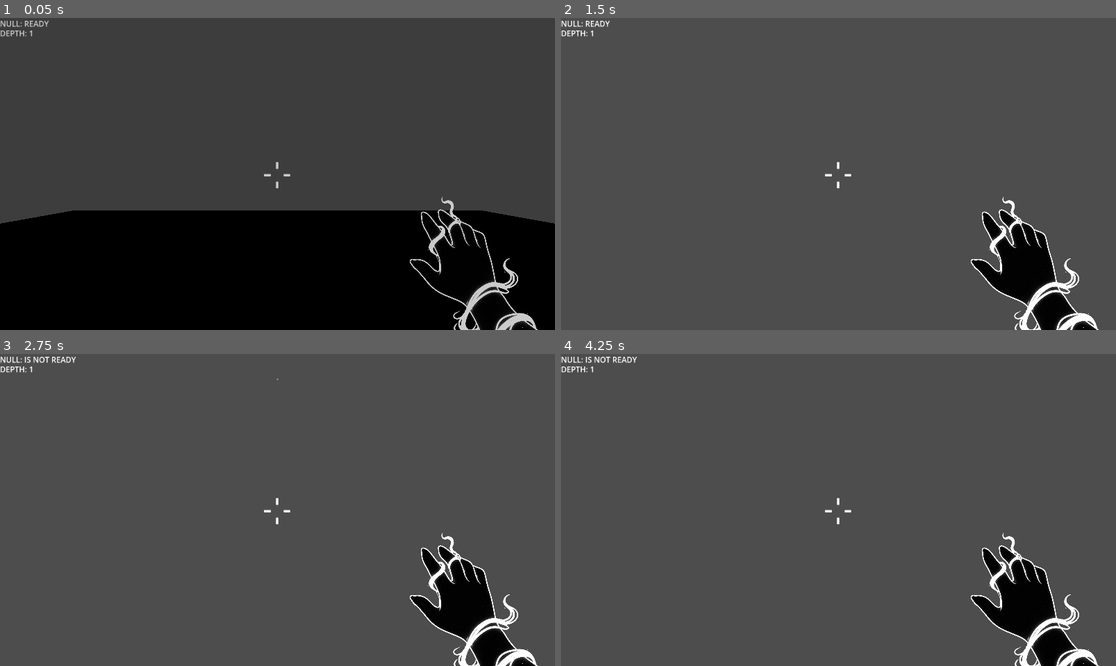
Above: before the commit, frames 1-4 (two rows, left to right).
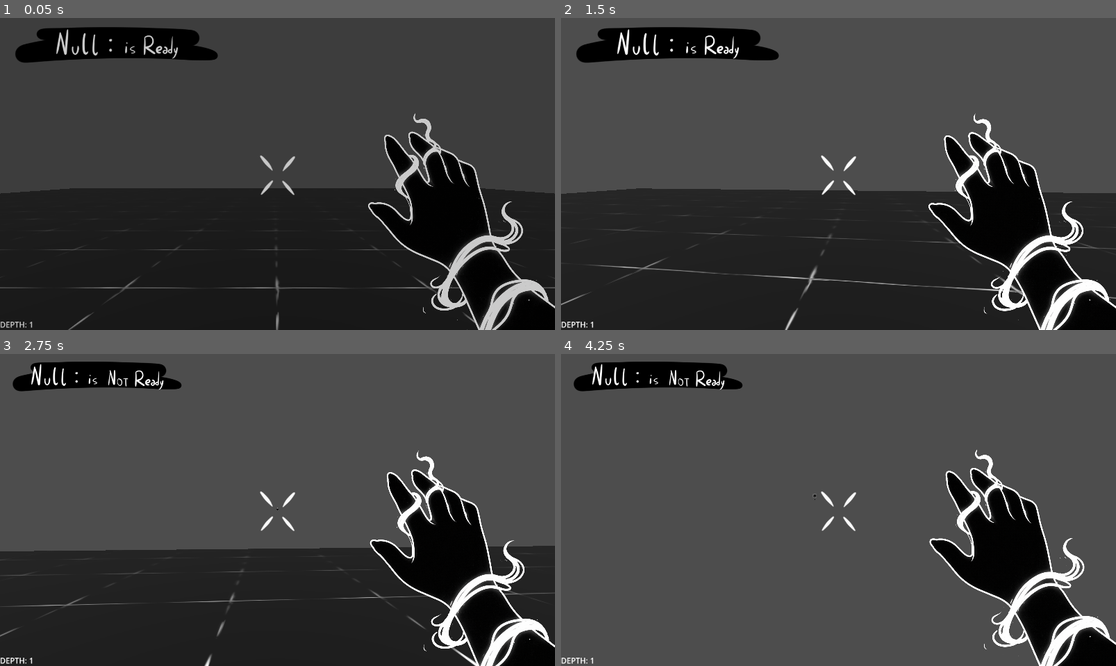
Above: after the commit, the same moments.

Repository: DanieleTrippodo/NULL_IS_NOT_READY_GODOT
Game: Godot game, scene res://Game/Main.tscn
The game is run twice, just before and just after one commit, with the same random seed, the same clock (stepped at 60 frames per second) and the same inputs. The engine's default icon, where the game draws it, is replaced by a stand-in: a white triangle on a blue panel in a dark square.
Inputs (mouse positions are in pixels of both pictures, inside the frame that each line leads up to):
- Up to frame 1 (0.05 s): no input
- Up to frame 2 (1.5 s): tap Enter at 0.5 s; move the mouse to (866, 174) at 0.52 s; hold W (move_forward) from 0.53 s (still down); tap Shift (dash) at 0.6 s; tap Space (jump) at 0.77 s; move the mouse to (810, 174) at 1.27 s; tap E (interact) at 1.35 s
- Up to frame 3 (2.75 s): keep holding W (move_forward); tap Space (jump) at 1.52 s; move the mouse to (288, 503) at 2.02 s; press the mouse at (288, 503) at 2.03 s
- Up to frame 4 (4.25 s): keep holding W (move_forward); move the mouse to (832, 516) at 2.77 s; release the mouse at (832, 516) at 2.78 s; tap Shift (dash) at 2.85 s; tap Space (jump) at 3.02, 3.77 s; move the mouse to (877, 513) at 3.52 s; hold E (interact) from 3.53 s (still down)

The runs differ from the first frame. In frame 1, 40% of the frame differs, in the area x 0-100%, y 0-100%; in frame 2, 48%; in frame 3, 41%; in frame 4, 11%.

Commit message:
Prototype Polish
Introduce a READY / NOT READY status icon with pop animation and configurable sizing in hud.gd, plus a DOOM-style hand bob system driven by the player velocity (requires Player added to group "player"). Add UI assets (READY, NOT READY, PickUp) and Crosshair update, and wire them into hud.tscn. Import a Floor.jpg texture and apply it as a material on Levels/arena.tscn (with UV scale), and adjust the Floor transform. Adjust DirectionalLight3D transform and shadow mode in Game/Main.tscn. Update null_projectile.tscn to use the PickUp sprite (adjust transform and billboard), and set project display window mode in project.godot.

Diff:
--- a/Game/Main.tscn
+++ b/Game/Main.tscn
@@ -31,5 +31,5 @@
 [node name="HUD" parent="UIRoot" instance=ExtResource("6_g5pn2")]
 
 [node name="DirectionalLight3D" type="DirectionalLight3D" parent="."]
-transform = Transform3D(1, 0, 0, 0, 1, 0, 0, 0, 1, 0, 2.0265074, 0)
-shadow_enabled = true
+transform = Transform3D(1, 0, 0, 0, 0.02476363, 0.99969333, 0, -0.99969333, 0.02476363, 0, 2.0265074, 0)
+directional_shadow_mode = 0
--- a/Levels/arena.tscn
+++ b/Levels/arena.tscn
@@ -1,6 +1,7 @@
-[gd_scene load_steps=4 format=3 uid="uid://8w3pg480ojvn"]
+[gd_scene load_steps=6 format=3 uid="uid://8w3pg480ojvn"]
 
 [ext_resource type="Script" uid="uid://bnyo3nlk88hp8" path="res://Levels/arena.gd" id="1_avk14"]
+[ext_resource type="Texture2D" uid="uid://b0yc6digipfue" path="res://Levels/Floor.jpg" id="2_3iomx"]
 
 [sub_resource type="BoxShape3D" id="BoxShape3D_dfuk3"]
 size = Vector3(24, 1, 24)
@@ -8,10 +9,15 @@
 [sub_resource type="BoxMesh" id="BoxMesh_avk14"]
 size = Vector3(24, 1, 24)
 
+[sub_resource type="StandardMaterial3D" id="StandardMaterial3D_mnyru"]
+albedo_texture = ExtResource("2_3iomx")
+uv1_scale = Vector3(64, 64, 64)
+
 [node name="Arena" type="Node3D"]
 script = ExtResource("1_avk14")
 
 [node name="Floor" type="StaticBody3D" parent="."]
+transform = Transform3D(2.545, 0, 0, 0, 2.545, 0, 0, 0, 2.545, 0, 0, 0)
 
 [node name="CollisionShape3D" type="CollisionShape3D" parent="Floor"]
 transform = Transform3D(1, 0, 0, 0, 1, 0, 0, 0, 1, 0, -0.5, 0)
@@ -20,6 +26,7 @@
 [node name="MeshInstance3D" type="MeshInstance3D" parent="Floor"]
 transform = Transform3D(1, 0, 0, 0, 1, 0, 0, 0, 1, 0, -0.5, 0)
 mesh = SubResource("BoxMesh_avk14")
+surface_material_override/0 = SubResource("StandardMaterial3D_mnyru")
 
 [node name="SpawnPoints" type="Node3D" parent="."]
 
--- a/Player/player.gd
+++ b/Player/player.gd
@@ -30,6 +30,8 @@
 	Input.set_mouse_mode(Input.MOUSE_MODE_CAPTURED)
 	set_process_unhandled_input(true)
 	set_process(true)
+
+	add_to_group("player")
 
 	_cam_base_pos = camera.position
 	_shake_rng.randomize()
--- a/UI/hud.gd
+++ b/UI/hud.gd
@@ -1,7 +1,8 @@
 # res://UI/hud.gd
 extends Control
 
-@onready var status_label: Label = $StatusLabel
+@onready var hand: TextureRect = $Hand
+@onready var status_icon: TextureRect = $StatusIcon
 @onready var depth_label: Label = $DepthLabel
 @onready var crosshair_tex: TextureRect = $Crosshair/CrosshairTex
 
@@ -10,6 +11,57 @@
 
 @onready var fade_rect: ColorRect = $FadeRect
 
+# ------------------------------------------------------------
+# STATUS ICON (READY / NOT READY)
+# ------------------------------------------------------------
+@export var status_ready_texture: Texture2D
+@export var status_not_ready_texture: Texture2D
+
+# Rettangolo “di design” (prima dello scaling). Se (0,0) usa size texture.
+@export var status_rect_size: Vector2 = Vector2(160, 32)
+
+# Slider unico per ridimensionare dall’Inspector
+@export_range(0.25, 3.0, 0.01) var status_scale: float = 1.0
+
+# READY leggermente più grande (oltre allo status_scale)
+@export_range(1.0, 2.0, 0.01) var ready_scale: float = 1.12
+
+# Pop quando torna READY
+@export var ready_pop_enabled: bool = true
+@export_range(1.0, 1.6, 0.01) var ready_pop_mult: float = 1.22
+@export_range(0.01, 0.5, 0.01) var ready_pop_up_time: float = 0.08
+@export_range(0.01, 0.5, 0.01) var ready_pop_down_time: float = 0.12
+
+var _last_ready: bool = true
+var _status_tween: Tween
+
+# ------------------------------------------------------------
+# HAND BOB (DOOM-ish walking)
+# ------------------------------------------------------------
+@export var hand_bob_enabled: bool = true
+@export var hand_bob_only_on_floor: bool = true
+@export_range(0.0, 2.0, 0.01) var walk_speed_threshold: float = 0.10
+
+# Taratura: velocità orizzontale alla quale il bob è “pieno”
+@export_range(0.1, 20.0, 0.1) var walk_speed_reference: float = 6.0
+
+@export_range(0.0, 50.0, 0.1) var hand_bob_speed: float = 12.0
+@export var hand_bob_amplitude: Vector2 = Vector2(5.0, 9.0) # px (x,y)
+@export_range(0.0, 10.0, 0.1) var hand_bob_rotation_deg: float = 1.4
+@export_range(0.0, 30.0, 0.1) var hand_return_speed: float = 14.0
+
+# Se true usa “step bob” (2 bump per ciclo) stile DOOM
+@export var doom_step_bob: bool = true
+
+var _hand_base_pos: Vector2
+var _hand_base_rot: float
+var _hand_phase: float = 0.0
+var _hand_has_base: bool = false
+var _player_cache: CharacterBody3D
+
+# ------------------------------------------------------------
+# CROSSHAIR SIZES
+# ------------------------------------------------------------
 var base_crosshair_size: Vector2 = Vector2(32, 32)
 var not_ready_size: Vector2 = Vector2(22, 22)
 
@@ -20,7 +72,6 @@
 	Signals.depth_changed.connect(_on_depth_changed)
 	Signals.perk_granted.connect(_on_perk_granted)
 
-	# evita doppie connessioni, ma garantisce che funzioni
 	var cb := Callable(self, "_on_perk_timer_timeout")
 	if not perk_timer.timeout.is_connected(cb):
 		perk_timer.timeout.connect(cb)
@@ -31,17 +82,141 @@
 	fade_rect.visible = false
 	_set_fade_alpha(0.0)
 
+	# init dopo 1 frame (pivot/size corretti)
+	call_deferred("_post_ready_init")
+
+func _post_ready_init() -> void:
+	await get_tree().process_frame
+
+	# StatusIcon setup
+	status_icon.mouse_filter = Control.MOUSE_FILTER_IGNORE
+	status_icon.stretch_mode = TextureRect.STRETCH_KEEP_ASPECT_CENTERED
+	_apply_status_icon_layout()
+
+	# Hand bob base pose
+	_hand_base_pos = hand.position
+	_hand_base_rot = hand.rotation
+	hand.pivot_offset = hand.size * 0.5
+	_hand_has_base = true
+
 	_update_all()
 
+func _process(delta: float) -> void:
+	if not hand_bob_enabled or not _hand_has_base:
+		return
+
+	var walking := _is_player_walking()
+
+	if walking:
+		var p := _get_player()
+		if p == null:
+			return
+
+		var v := p.velocity
+		var horizontal_speed: float = Vector2(v.x, v.z).length()
+
+		# 0..1: amp e velocità bob scalano con la velocità reale
+		var speed_factor: float = clamp(horizontal_speed / walk_speed_reference, 0.0, 1.0)
+
+		_hand_phase += delta * hand_bob_speed * lerp(0.35, 1.0, speed_factor)
+
+		var amp: Vector2 = hand_bob_amplitude * speed_factor
+
+		# DOOM-ish: sway laterale + “step bob” (2 bump per ciclo)
+		var x: float = sin(_hand_phase) * amp.x
+
+		var y: float
+		if doom_step_bob:
+			# 0..amp.y (sempre positivo) con due bump per ciclo
+			y = ((1.0 - cos(_hand_phase * 2.0)) * 0.5) * amp.y
+		else:
+			# oscillazione simmetrica
+			y = sin(_hand_phase * 2.0) * amp.y
+
+		hand.position = _hand_base_pos + Vector2(x, y)
+
+		var rot_amp: float = deg_to_rad(hand_bob_rotation_deg) * speed_factor
+		hand.rotation = _hand_base_rot + sin(_hand_phase) * rot_amp
+	else:
+		# rientro morbido alla posa base
+		var k: float = 1.0 - exp(-hand_return_speed * delta)
+		hand.position = hand.position.lerp(_hand_base_pos, k)
+		hand.rotation = lerp_angle(hand.rotation, _hand_base_rot, k)
+
+func _get_player() -> CharacterBody3D:
+	# Richiede: il Player deve essere in group "player"
+	if _player_cache == null or not is_instance_valid(_player_cache):
+		_player_cache = get_tree().get_first_node_in_group("player") as CharacterBody3D
+	return _player_cache
+
+func _is_player_walking() -> bool:
+	var p := _get_player()
+	if p == null:
+		return false
+
+	var v := p.velocity
+	var horizontal_speed: float = Vector2(v.x, v.z).length()
+	if horizontal_speed < walk_speed_threshold:
+		return false
+
+	if hand_bob_only_on_floor:
+		return p.is_on_floor()
+
+	return true
+
+func _apply_status_icon_layout() -> void:
+	var sz := status_rect_size
+
+	if sz == Vector2.ZERO:
+		if status_not_ready_texture:
+			sz = status_not_ready_texture.get_size()
+		elif status_ready_texture:
+			sz = status_ready_texture.get_size()
+		else:
+			sz = Vector2(160, 32)
+
+	sz *= status_scale
+
+	status_icon.custom_minimum_size = sz
+	status_icon.size = sz
+	# pivot a (0,0) per non spostare l’icona in corner quando scala
+	status_icon.pivot_offset = Vector2.ZERO
+
 func _update_all() -> void:
+	_last_ready = Run.null_ready # evita pop all'avvio
 	_on_null_ready_changed(Run.null_ready)
 	_on_depth_changed(Run.depth)
 
 func _on_null_ready_changed(is_ready: bool) -> void:
-	status_label.text = "NULL: READY" if is_ready else "NULL: IS NOT READY"
+	var just_became_ready := is_ready and not _last_ready
+	_last_ready = is_ready
+
+	# texture
+	status_icon.texture = status_ready_texture if is_ready else status_not_ready_texture
+
+	# size + scale
+	_apply_status_icon_layout()
+	status_icon.scale = Vector2.ONE * (ready_scale if is_ready else 1.0)
+
+	# crosshair
 	var s: Vector2 = base_crosshair_size if is_ready else not_ready_size
 	crosshair_tex.custom_minimum_size = s
 	crosshair_tex.size = s
+
+	if ready_pop_enabled and just_became_ready:
+		_play_ready_pop()
+
+func _play_ready_pop() -> void:
+	if is_instance_valid(_status_tween):
+		_status_tween.kill()
+
+	var base := Vector2.ONE * ready_scale
+	status_icon.scale = base
+
+	_status_tween = create_tween()
+	_status_tween.set_trans(Tween.TRANS_BACK).set_ease(Tween.EASE_OUT)
+	_status_tween.tween_property(status_icon, "scale", base * ready_pop_mult, ready_pop_up_time)
+	_status_tween.tween_property(status_icon, "scale", base, ready_pop_down_time)
 
 func _on_depth_changed(d: int) -> void:
 	depth_label.text = "DEPTH: %d" % d
@@ -60,7 +235,6 @@
 	c.a = a
 	fade_rect.color = c
 
-# fade to black
 func fade_out(duration: float = 0.25) -> void:
 	fade_rect.visible = true
 	var tw := create_tween()
@@ -69,7 +243,6 @@
 	tw.tween_property(fade_rect, "color", c, duration)
 	await tw.finished
 
-# fade from black
 func fade_in(duration: float = 0.25) -> void:
 	var tw := create_tween()
 	var c := fade_rect.color
--- a/UI/hud.tscn
+++ b/UI/hud.tscn
@@ -1,7 +1,9 @@
-[gd_scene load_steps=4 format=3 uid="uid://bhkaynd3qjg8j"]
+[gd_scene load_steps=6 format=3 uid="uid://bhkaynd3qjg8j"]
 
 [ext_resource type="Script" uid="uid://dt46fcsmdc2co" path="res://UI/hud.gd" id="1_ne75i"]
 [ext_resource type="Texture2D" uid="uid://r8m6r24rj04y" path="res://UI/Crosshair.png" id="2_bytes"]
+[ext_resource type="Texture2D" uid="uid://b7wnnyu6bh3wq" path="res://UI/READY.png" id="2_rnl6m"]
+[ext_resource type="Texture2D" uid="uid://c5hsvtkaoaitb" path="res://UI/NOT READY.png" id="3_1ui3w"]
 [ext_resource type="Texture2D" uid="uid://bam2bjgu263yy" path="res://Player/Hand.png" id="3_2o5uh"]
 
 [node name="HUD" type="Control"]
@@ -13,6 +15,11 @@
 grow_vertical = 2
 mouse_filter = 2
 script = ExtResource("1_ne75i")
+status_ready_texture = ExtResource("2_rnl6m")
+status_not_ready_texture = ExtResource("3_1ui3w")
+status_rect_size = Vector2(400, 90)
+ready_scale = 1.2
+walk_speed_reference = 13.0
 
 [node name="Hand" type="TextureRect" parent="."]
 layout_mode = 1
@@ -21,27 +28,32 @@
 anchor_top = 1.0
 anchor_right = 1.0
 anchor_bottom = 1.0
-offset_left = -320.0
-offset_top = -283.0
-offset_right = -24.666626
-offset_bottom = 127.0
+offset_left = -414.0
+offset_top = -482.0
+offset_right = 7.333374
+offset_bottom = 150.0
 grow_horizontal = 0
 grow_vertical = 0
 texture = ExtResource("3_2o5uh")
-expand_mode = 3
+expand_mode = 5
 stretch_mode = 6
+metadata/_edit_use_anchors_ = true
 
-[node name="StatusLabel" type="Label" parent="."]
+[node name="StatusIcon" type="TextureRect" parent="."]
 layout_mode = 1
 offset_right = 40.0
-offset_bottom = 23.0
-text = "NULL: READY"
+offset_bottom = 40.0
+expand_mode = 1
+stretch_mode = 4
 
 [node name="DepthLabel" type="Label" parent="."]
 layout_mode = 1
-offset_top = 20.0
+anchors_preset = 2
+anchor_top = 1.0
+anchor_bottom = 1.0
+offset_top = -23.0
 offset_right = 70.0
-offset_bottom = 43.0
+grow_vertical = 0
 text = "DEPTH: 1"
 
 [node name="Crosshair" type="Control" parent="."]
@@ -60,15 +72,15 @@
 anchor_top = 0.5
 anchor_right = 0.5
 anchor_bottom = 0.5
-offset_left = -30.0
-offset_top = -27.0
-offset_right = 32.0
-offset_bottom = 32.0
+offset_left = -38.0
+offset_top = -42.0
+offset_right = 40.0
+offset_bottom = 47.0
 grow_horizontal = 2
 grow_vertical = 2
 mouse_filter = 2
 texture = ExtResource("2_bytes")
-stretch_mode = 4
+stretch_mode = 3
 
 [node name="PerkLabel" type="Label" parent="."]
 visible = false
--- a/Weapons/null_projectile.tscn
+++ b/Weapons/null_projectile.tscn
@@ -1,7 +1,7 @@
 [gd_scene load_steps=5 format=3 uid="uid://dmowmk14plofq"]
 
 [ext_resource type="Script" uid="uid://bu4dwpp8rbce3" path="res://Weapons/null_projectile.gd" id="1_5yk5j"]
-[ext_resource type="Texture2D" uid="uid://cmsats04s85yv" path="res://icon.svg" id="2_5n203"]
+[ext_resource type="Texture2D" uid="uid://du6e75dm7sq1k" path="res://UI/PickUp.png" id="2_5n203"]
 
 [sub_resource type="SphereShape3D" id="SphereShape3D_f0lqa"]
 radius = 0.25
@@ -19,7 +19,7 @@
 mesh = SubResource("SphereMesh_f0lqa")
 
 [node name="PickupIndicator" type="Sprite3D" parent="."]
-transform = Transform3D(0.265, 0, 0, 0, 0.265, 0, 0, 0, 0.265, 0, 0.37998307, 0)
+transform = Transform3D(0.085, 0, 0, 0, 0.085, 0, 0, 0, 0.085, 0, 0.7492037, 0)
 visible = false
-billboard = 1
+billboard = 2
 texture = ExtResource("2_5n203")
--- a/project.godot
+++ b/project.godot
@@ -20,6 +20,10 @@
 Constants="*res://Game/Constants.gd"
 Signals="*res://Game/Signals.gd"
 Run="*res://Game/Run.gd"
+
+[display]
+
+window/size/mode=3
 
 [input]
 
Binary file added: Levels/Floor.jpg
Not shown, added: Levels/Floor.jpg.import
Binary file changed: UI/Crosshair.png
Binary file added: UI/NOT READY.png
Not shown, added: UI/NOT READY.png.import
Binary file added: UI/PickUp.png
Not shown, added: UI/PickUp.png.import
Binary file added: UI/READY.png
Not shown, added: UI/READY.png.import
